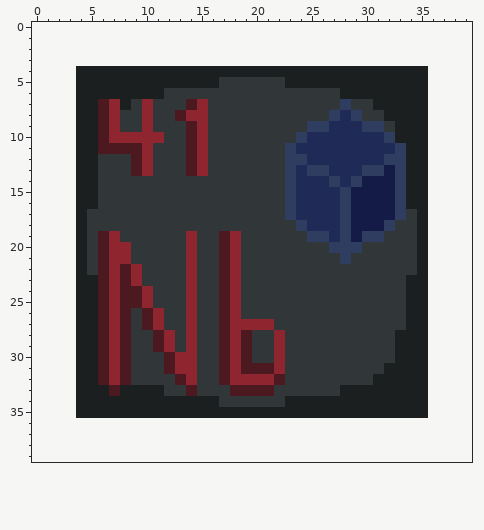
Pixel-art file, stored at niobium.ase. The picture above was drawn from the file before the commit.
32x32 pixels, 1 frame. The old version is drawn lined up with the new one, on the new canvas.
The result:
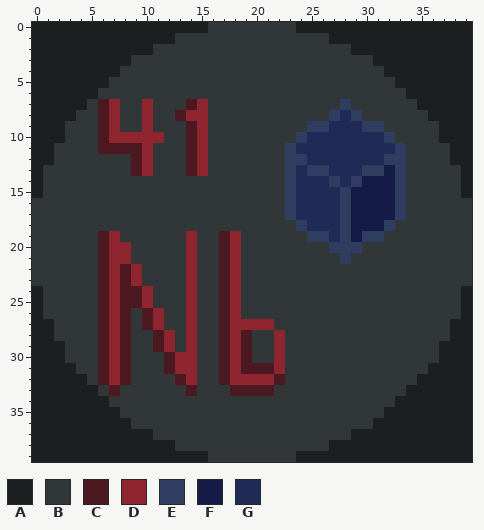
Palette (. is transparent): A #1b1f1f  B #313738  C #4b191f  D #8f252e  E #2e3d60  F #151b47  G #1f2a56
What changed:
canvas 32x32 -> 40x40, the old top-left corner now at 4,4
y 0: x 0..39 ........................................ -> AAAAAAAAAAAAAAAABBBBBBBBAAAAAAAAAAAAAAAA
y 1: x 0..39 ........................................ -> AAAAAAAAAAAAABBBBBBBBBBBBBBAAAAAAAAAAAAA
y 2: x 0..39 ........................................ -> AAAAAAAAAAABBBBBBBBBBBBBBBBBBAAAAAAAAAAA
y 3: x 0..39 ........................................ -> AAAAAAAAABBBBBBBBBBBBBBBBBBBBBBAAAAAAAAA
y 4: x 0..3 .... -> AAAA; x 8..31 AAAAAAAAAAAAAAAAAAAAAAAA -> BBBBBBBBBBBBBBBBBBBBBBBB; x 36..39 .... -> AAAA
y 5: x 0..3 .... -> AAAA; x 7..16 AAAAAAAAAA -> BBBBBBBBBB; x 23..32 AAAAAAAAAA -> BBBBBBBBBB; x 36..39 .... -> AAAA
y 6: x 0..3 .... -> AAAA; x 6..11 AAAAAA -> BBBBBB; x 28..33 AAAAAA -> BBBBBB; x 36..39 .... -> AAAA
y 7: x 0..3 .... -> AAAA; x 5 A -> B; x 8 A -> B; x 31..34 AAAA -> BBBB; x 36..39 .... -> AAAA
y 8: x 0..5 ....AA -> AAAABB; x 32..39 AAAA.... -> BBBBAAAA
y 9..10: x 0..5 ....AA -> AAABBB; x 33..39 AAA.... -> BBBBAAA
y 11..12: x 0..5 ....AA -> AABBBB; x 34..39 AA.... -> BBBBAA
y 13..15: x 0..5 ....AA -> ABBBBB; x 34..39 AA.... -> BBBBBA
y 16: x 0..5 ....AA -> BBBBBB; x 34..39 AA.... -> BBBBBB
y 17..22: x 0..4 ....A -> BBBBB; x 35..39 A.... -> BBBBB
y 23: x 0..5 ....AA -> BBBBBB; x 34..39 AA.... -> BBBBBB
y 24..26: x 0..5 ....AA -> ABBBBB; x 34..39 AA.... -> BBBBBA
y 27: x 0..5 ....AA -> AABBBB; x 34..39 AA.... -> BBBBAA
y 28: x 0..5 ....AA -> AABBBB; x 33..39 AAA.... -> BBBBBAA
y 29..30: x 0..5 ....AA -> AAABBB; x 33..39 AAA.... -> BBBBAAA
y 31: x 0..5 ....AA -> AAAABB; x 32..39 AAAA.... -> BBBBAAAA
y 32: x 0..3 .... -> AAAA; x 5 A -> B; x 31..34 AAAA -> BBBB; x 36..39 .... -> AAAA
y 33: x 0..3 .... -> AAAA; x 6 A -> B; x 8..11 AAAA -> BBBB; x 28..33 AAAAAA -> BBBBBB; x 36..39 .... -> AAAA
y 34: x 0..3 .... -> AAAA; x 7..16 AAAAAAAAAA -> BBBBBBBBBB; x 23..32 AAAAAAAAAA -> BBBBBBBBBB; x 36..39 .... -> AAAA
y 35: x 0..3 .... -> AAAA; x 8..31 AAAAAAAAAAAAAAAAAAAAAAAA -> BBBBBBBBBBBBBBBBBBBBBBBB; x 36..39 .... -> AAAA
y 36: x 0..39 ........................................ -> AAAAAAAAABBBBBBBBBBBBBBBBBBBBBBAAAAAAAAA
y 37: x 0..39 ........................................ -> AAAAAAAAAAABBBBBBBBBBBBBBBBBBAAAAAAAAAAA
y 38: x 0..39 ........................................ -> AAAAAAAAAAAAABBBBBBBBBBBBBBAAAAAAAAAAAAA
y 39: x 0..39 ........................................ -> AAAAAAAAAAAAAAAABBBBBBBBAAAAAAAAAAAAAAAA
Boxes around the changes in both pictures, in picture pixels (x1, y1, x2, y2):
changed: (32, 22, 472, 462)
